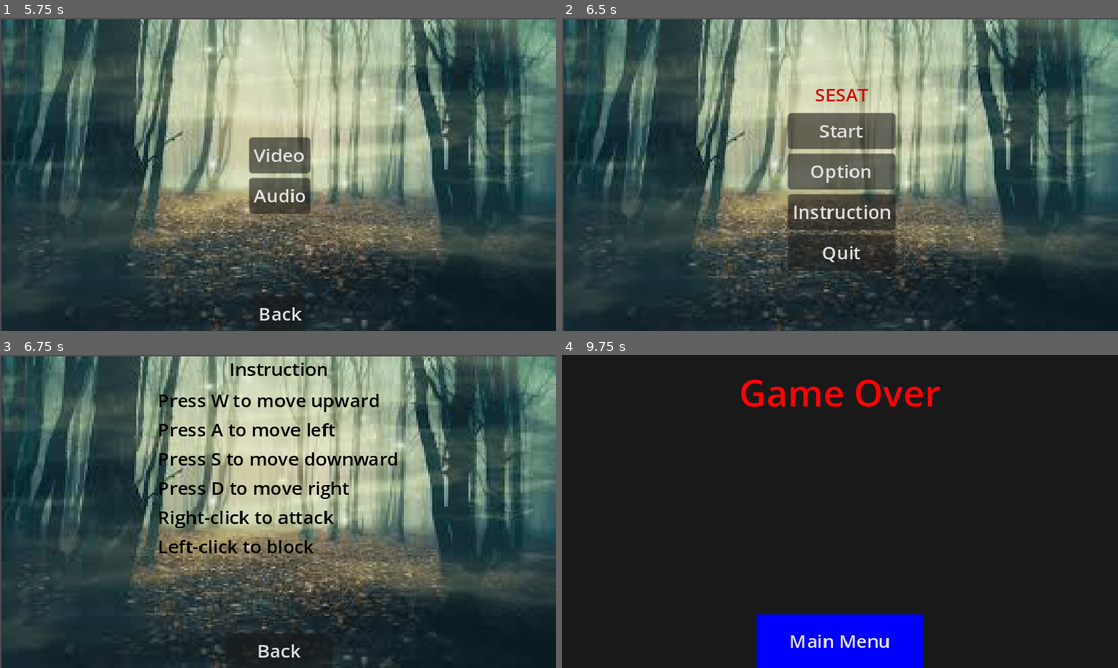
Above: before the commit, frames 1-4 (two rows, left to right).
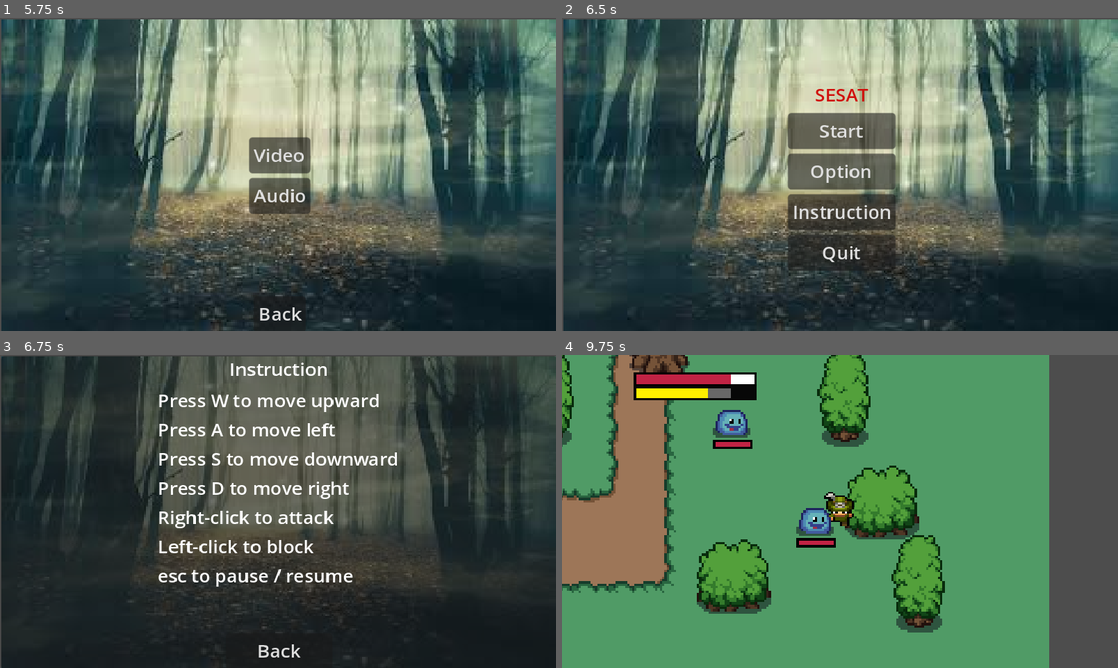
Above: after the commit, the same moments.

Repository: AGuylol/Tt6l-8
Game: Godot game, scene res://scenes/Menu_Spare.tscn
The game is run twice, just before and just after one commit, with the same random seed, the same clock (stepped at 60 frames per second) and the same inputs.
Inputs (mouse positions are in pixels of both pictures, inside the frame that each line leads up to):
- Up to frame 1 (5.75 s): click "Option" at 0.5 s; click "Video" at 1.25 s; click (328, 174) at 2 s; click (328, 208) at 2.75 s; click "Back" at 3.5 s; click "Audio" at 4.25 s; click "Back" at 5 s
- Up to frame 2 (6.5 s): click "Back" at 5.75 s
- Up to frame 3 (6.75 s): click "Instruction" at 6.5 s
- Up to frame 4 (9.75 s): click "Back" at 7.25 s; click "Start" at 8 s; move the mouse to (962, 495) at 8.77 s; hold D (right) 8.78-9.53 s; click (962, 495) at 8.85 s; move the mouse to (728, 527) at 9.52 s; hold S (down) from 9.53 s (still down); click (728, 527) at 9.6 s

Frames 1-2 are identical in both runs. In frame 3, 60% of the frame differs, in the area x 0-100%, y 0-100%; in frame 4, 98%.

Commit message:
add pause & deathscreen

Diff:
--- a/pause/pause.gd
+++ b/pause/pause.gd
@@ -1,16 +1,28 @@
 extends Control
 
-var pause
+var stop
 var option
 var video
 var audio
 
+func resume():
+	get_tree().paused = false
+
+func pause():
+	get_tree().paused = true
+
+func testEsc():
+	if Input.is_action_just_pressed("esc") and get_tree().paused == false:
+		pause()
+	elif Input.is_action_just_pressed("esc") and get_tree().paused == true:\
+		resume()
+
 
 func _ready():
-	pause = $Pause
-	option = $Option
-	video = $Video
-	audio = $Audio
+	stop = $PanelContainer/Stop
+	option = $PanelContainer/Option
+	video = $PanelContainer/Video
+	audio = $PanelContainer/Audio
 
 func _process(_delta):
 	if Input.is_action_just_pressed("ui_cancel"):
@@ -26,12 +38,8 @@
 	second.hide()
 
 
-func _on_continue_pressed():
-	pass # Replace with function body.
-
-
 func _on_option_pressed():
-	show_and_hide(option,pause)
+	show_and_hide(option,stop)
 
 
 func _on_mainmenu_pressed():
@@ -47,7 +55,7 @@
 
 
 func _on_back_from_option_pressed():
-	show_and_hide(pause, option)
+	show_and_hide(stop, option)
 
 
 func _on_fullscreen_toggled(button_pressed):
@@ -91,3 +99,8 @@
 
 func _on_back_from_audio_pressed():
 	show_and_hide(option, audio)
+
+
+func _on_resume_pressed():
+	resume()
+	hide()
--- a/pause/pause.tscn
+++ b/pause/pause.tscn
@@ -3,6 +3,7 @@
 [ext_resource type="Script" path="res://pause/pause.gd" id="1_gu85i"]
 
 [node name="PauseMenu" type="Control"]
+process_mode = 3
 layout_mode = 3
 anchors_preset = 15
 anchor_right = 1.0
@@ -11,34 +12,7 @@
 grow_vertical = 2
 script = ExtResource("1_gu85i")
 
-[node name="Pause" type="VBoxContainer" parent="."]
-layout_mode = 1
-anchors_preset = 8
-anchor_left = 0.5
-anchor_top = 0.5
-anchor_right = 0.5
-anchor_bottom = 0.5
-offset_left = -48.0
-offset_top = -50.5
-offset_right = 48.0
-offset_bottom = 50.5
-grow_horizontal = 2
-grow_vertical = 2
-
-[node name="Continue" type="Button" parent="Pause"]
-layout_mode = 2
-text = "Continue"
-
-[node name="Option" type="Button" parent="Pause"]
-layout_mode = 2
-text = "Option"
-
-[node name="Mainmenu" type="Button" parent="Pause"]
-layout_mode = 2
-text = "Main Menu"
-
-[node name="Option" type="Control" parent="."]
-visible = false
+[node name="PanelContainer" type="PanelContainer" parent="."]
 layout_mode = 1
 anchors_preset = 15
 anchor_right = 1.0
@@ -46,7 +20,28 @@
 grow_horizontal = 2
 grow_vertical = 2
 
-[node name="VBoxContainer" type="VBoxContainer" parent="Option"]
+[node name="Stop" type="VBoxContainer" parent="PanelContainer"]
+layout_mode = 2
+size_flags_horizontal = 4
+size_flags_vertical = 4
+
+[node name="Resume" type="Button" parent="PanelContainer/Stop"]
+layout_mode = 2
+text = "Continue"
+
+[node name="Option" type="Button" parent="PanelContainer/Stop"]
+layout_mode = 2
+text = "Option"
+
+[node name="Mainmenu" type="Button" parent="PanelContainer/Stop"]
+layout_mode = 2
+text = "Main Menu"
+
+[node name="Option" type="Control" parent="PanelContainer"]
+visible = false
+layout_mode = 2
+
+[node name="VBoxContainer" type="VBoxContainer" parent="PanelContainer/Option"]
 layout_mode = 1
 anchors_preset = 8
 anchor_left = 0.5
@@ -60,18 +55,18 @@
 grow_horizontal = 2
 grow_vertical = 2
 
-[node name="Video" type="Button" parent="Option/VBoxContainer"]
+[node name="Video" type="Button" parent="PanelContainer/Option/VBoxContainer"]
 layout_mode = 2
 text = "Video"
 
-[node name="HSeparator" type="HSeparator" parent="Option/VBoxContainer"]
-layout_mode = 2
-
-[node name="Audio" type="Button" parent="Option/VBoxContainer"]
+[node name="HSeparator" type="HSeparator" parent="PanelContainer/Option/VBoxContainer"]
+layout_mode = 2
+
+[node name="Audio" type="Button" parent="PanelContainer/Option/VBoxContainer"]
 layout_mode = 2
 text = "Audio"
 
-[node name="BackFromOption" type="Button" parent="Option"]
+[node name="BackFromOption" type="Button" parent="PanelContainer/Option"]
 layout_mode = 1
 anchors_preset = 7
 anchor_left = 0.5
@@ -85,16 +80,11 @@
 grow_vertical = 0
 text = "Back"
 
-[node name="Video" type="Control" parent="."]
+[node name="Video" type="Control" parent="PanelContainer"]
 visible = false
-layout_mode = 1
-anchors_preset = 15
-anchor_right = 1.0
-anchor_bottom = 1.0
-grow_horizontal = 2
-grow_vertical = 2
-
-[node name="HBoxContainer" type="HBoxContainer" parent="Video"]
+layout_mode = 2
+
+[node name="HBoxContainer" type="HBoxContainer" parent="PanelContainer/Video"]
 layout_mode = 1
 anchors_preset = 8
 anchor_left = 0.5
@@ -108,35 +98,35 @@
 grow_horizontal = 2
 grow_vertical = 2
 
-[node name="Labels" type="VBoxContainer" parent="Video/HBoxContainer"]
-layout_mode = 2
-size_flags_horizontal = 4
-
-[node name="Fullscreen" type="Label" parent="Video/HBoxContainer/Labels"]
+[node name="Labels" type="VBoxContainer" parent="PanelContainer/Video/HBoxContainer"]
+layout_mode = 2
+size_flags_horizontal = 4
+
+[node name="Fullscreen" type="Label" parent="PanelContainer/Video/HBoxContainer/Labels"]
 layout_mode = 2
 text = "Fullscreen"
 
-[node name="Borderless" type="Label" parent="Video/HBoxContainer/Labels"]
+[node name="Borderless" type="Label" parent="PanelContainer/Video/HBoxContainer/Labels"]
 layout_mode = 2
 text = "Borderless"
 
-[node name="VSync" type="Label" parent="Video/HBoxContainer/Labels"]
+[node name="VSync" type="Label" parent="PanelContainer/Video/HBoxContainer/Labels"]
 layout_mode = 2
 text = "VSync"
 
-[node name="Checks" type="VBoxContainer" parent="Video/HBoxContainer"]
-layout_mode = 2
-
-[node name="Fullscreen" type="CheckBox" parent="Video/HBoxContainer/Checks"]
-layout_mode = 2
-
-[node name="Borderless" type="CheckBox" parent="Video/HBoxContainer/Checks"]
-layout_mode = 2
-
-[node name="VSync" type="CheckBox" parent="Video/HBoxContainer/Checks"]
-layout_mode = 2
-
-[node name="BackFromVideo" type="Button" parent="Video"]
+[node name="Checks" type="VBoxContainer" parent="PanelContainer/Video/HBoxContainer"]
+layout_mode = 2
+
+[node name="Fullscreen" type="CheckBox" parent="PanelContainer/Video/HBoxContainer/Checks"]
+layout_mode = 2
+
+[node name="Borderless" type="CheckBox" parent="PanelContainer/Video/HBoxContainer/Checks"]
+layout_mode = 2
+
+[node name="VSync" type="CheckBox" parent="PanelContainer/Video/HBoxContainer/Checks"]
+layout_mode = 2
+
+[node name="BackFromVideo" type="Button" parent="PanelContainer/Video"]
 layout_mode = 1
 anchors_preset = 7
 anchor_left = 0.5
@@ -150,60 +140,51 @@
 grow_vertical = 0
 text = "Back"
 
-[node name="Audio" type="Control" parent="."]
+[node name="Audio" type="Control" parent="PanelContainer"]
 visible = false
-layout_mode = 1
-anchors_preset = 15
-anchor_right = 1.0
-anchor_bottom = 1.0
-grow_horizontal = 2
-grow_vertical = 2
-
-[node name="HBoxContainer2" type="HBoxContainer" parent="Audio"]
-layout_mode = 1
-anchors_preset = 8
-anchor_left = 0.5
+layout_mode = 2
+
+[node name="HBoxContainer2" type="HBoxContainer" parent="PanelContainer/Audio"]
+layout_mode = 1
+anchors_preset = 4
 anchor_top = 0.5
-anchor_right = 0.5
 anchor_bottom = 0.5
-offset_left = -263.0
-offset_top = -38.0
-offset_right = 309.0
-offset_bottom = 39.0
-grow_horizontal = 2
-grow_vertical = 2
-
-[node name="Label" type="VBoxContainer" parent="Audio/HBoxContainer2"]
-layout_mode = 2
-size_flags_horizontal = 4
-
-[node name="Master" type="Label" parent="Audio/HBoxContainer2/Label"]
+offset_top = -38.5
+offset_right = 572.0
+offset_bottom = 38.5
+grow_vertical = 2
+
+[node name="Label" type="VBoxContainer" parent="PanelContainer/Audio/HBoxContainer2"]
+layout_mode = 2
+size_flags_horizontal = 4
+
+[node name="Master" type="Label" parent="PanelContainer/Audio/HBoxContainer2/Label"]
 layout_mode = 2
 text = "Master"
 
-[node name="Music" type="Label" parent="Audio/HBoxContainer2/Label"]
+[node name="Music" type="Label" parent="PanelContainer/Audio/HBoxContainer2/Label"]
 layout_mode = 2
 text = "Music"
 
-[node name="Sound FX" type="Label" parent="Audio/HBoxContainer2/Label"]
+[node name="Sound FX" type="Label" parent="PanelContainer/Audio/HBoxContainer2/Label"]
 layout_mode = 2
 text = "Sound FX"
 
-[node name="Slider" type="VBoxContainer" parent="Audio/HBoxContainer2"]
+[node name="Slider" type="VBoxContainer" parent="PanelContainer/Audio/HBoxContainer2"]
 layout_mode = 2
 size_flags_horizontal = 4
 size_flags_vertical = 4
 
-[node name="Master" type="HSlider" parent="Audio/HBoxContainer2/Slider"]
-layout_mode = 2
-
-[node name="Music" type="HSlider" parent="Audio/HBoxContainer2/Slider"]
-layout_mode = 2
-
-[node name="Sound FX" type="HSlider" parent="Audio/HBoxContainer2/Slider"]
-layout_mode = 2
-
-[node name="BackFromAudio" type="Button" parent="Audio"]
+[node name="Master" type="HSlider" parent="PanelContainer/Audio/HBoxContainer2/Slider"]
+layout_mode = 2
+
+[node name="Music" type="HSlider" parent="PanelContainer/Audio/HBoxContainer2/Slider"]
+layout_mode = 2
+
+[node name="Sound FX" type="HSlider" parent="PanelContainer/Audio/HBoxContainer2/Slider"]
+layout_mode = 2
+
+[node name="BackFromAudio" type="Button" parent="PanelContainer/Audio"]
 layout_mode = 1
 anchors_preset = 7
 anchor_left = 0.5
@@ -217,17 +198,17 @@
 grow_vertical = 0
 text = "Back"
 
-[connection signal="pressed" from="Pause/Continue" to="." method="_on_continue_pressed"]
-[connection signal="pressed" from="Pause/Option" to="." method="_on_option_pressed"]
-[connection signal="pressed" from="Pause/Mainmenu" to="." method="_on_mainmenu_pressed"]
-[connection signal="pressed" from="Option/VBoxContainer/Video" to="." method="_on_video_pressed"]
-[connection signal="pressed" from="Option/VBoxContainer/Audio" to="." method="_on_audio_pressed"]
-[connection signal="pressed" from="Option/BackFromOption" to="." method="_on_back_from_option_pressed"]
-[connection signal="toggled" from="Video/HBoxContainer/Checks/Fullscreen" to="." method="_on_fullscreen_toggled"]
-[connection signal="toggled" from="Video/HBoxContainer/Checks/Borderless" to="." method="_on_borderless_toggled"]
-[connection signal="toggled" from="Video/HBoxContainer/Checks/VSync" to="." method="_on_v_sync_toggled"]
-[connection signal="pressed" from="Video/BackFromVideo" to="." method="_on_back_from_video_pressed"]
-[connection signal="value_changed" from="Audio/HBoxContainer2/Slider/Master" to="." method="_on_master_value_changed"]
-[connection signal="value_changed" from="Audio/HBoxContainer2/Slider/Music" to="." method="_on_music_value_changed"]
-[connection signal="value_changed" from="Audio/HBoxContainer2/Slider/Sound FX" to="." method="_on_sound_fx_value_changed"]
-[connection signal="pressed" from="Audio/BackFromAudio" to="." method="_on_back_from_audio_pressed"]
+[connection signal="pressed" from="PanelContainer/Stop/Resume" to="." method="_on_resume_pressed"]
+[connection signal="pressed" from="PanelContainer/Stop/Option" to="." method="_on_option_pressed"]
+[connection signal="pressed" from="PanelContainer/Stop/Mainmenu" to="." method="_on_mainmenu_pressed"]
+[connection signal="pressed" from="PanelContainer/Option/VBoxContainer/Video" to="." method="_on_video_pressed"]
+[connection signal="pressed" from="PanelContainer/Option/VBoxContainer/Audio" to="." method="_on_audio_pressed"]
+[connection signal="pressed" from="PanelContainer/Option/BackFromOption" to="." method="_on_back_from_option_pressed"]
+[connection signal="toggled" from="PanelContainer/Video/HBoxContainer/Checks/Fullscreen" to="." method="_on_fullscreen_toggled"]
+[connection signal="toggled" from="PanelContainer/Video/HBoxContainer/Checks/Borderless" to="." method="_on_borderless_toggled"]
+[connection signal="toggled" from="PanelContainer/Video/HBoxContainer/Checks/VSync" to="." method="_on_v_sync_toggled"]
+[connection signal="pressed" from="PanelContainer/Video/BackFromVideo" to="." method="_on_back_from_video_pressed"]
+[connection signal="value_changed" from="PanelContainer/Audio/HBoxContainer2/Slider/Master" to="." method="_on_master_value_changed"]
+[connection signal="value_changed" from="PanelContainer/Audio/HBoxContainer2/Slider/Music" to="." method="_on_music_value_changed"]
+[connection signal="value_changed" from="PanelContainer/Audio/HBoxContainer2/Slider/Sound FX" to="." method="_on_sound_fx_value_changed"]
+[connection signal="pressed" from="PanelContainer/Audio/BackFromAudio" to="." method="_on_back_from_audio_pressed"]
--- a/project.godot
+++ b/project.godot
@@ -69,7 +69,7 @@
 "events": [Object(InputEventKey,"resource_local_to_scene":false,"resource_name":"","device":-1,"window_id":0,"alt_pressed":false,"shift_pressed":false,"ctrl_pressed":false,"meta_pressed":false,"pressed":false,"keycode":0,"physical_keycode":50,"key_label":0,"unicode":50,"echo":false,"script":null)
 ]
 }
-pause={
+esc={
 "deadzone": 0.5,
 "events": [Object(InputEventKey,"resource_local_to_scene":false,"resource_name":"","device":0,"window_id":0,"alt_presse …(181 unchanged characters)…
 ]
--- a/scenes/Menu_Spare.tscn
+++ b/scenes/Menu_Spare.tscn
@@ -260,32 +260,34 @@
 grow_horizontal = 2
 grow_vertical = 2
 
-[node name="VBoxContainer" type="VBoxContainer" parent="Instruction"]
-layout_mode = 1
-anchors_preset = 15
-anchor_right = 1.0
-anchor_bottom = 1.0
-grow_horizontal = 2
-grow_vertical = 2
-
-[node name="Label" type="Label" parent="Instruction/VBoxContainer"]
-modulate = Color(0.0313726, 0.0235294, 0.0156863, 1)
-self_modulate = Color(0, 0.0117647, 0.0156863, 1)
+[node name="PanelContainer" type="PanelContainer" parent="Instruction"]
+layout_mode = 1
+anchors_preset = 15
+anchor_right = 1.0
+anchor_bottom = 1.0
+grow_horizontal = 2
+grow_vertical = 2
+
+[node name="VBoxContainer" type="VBoxContainer" parent="Instruction/PanelContainer"]
+layout_mode = 2
+
+[node name="Label" type="Label" parent="Instruction/PanelContainer/VBoxContainer"]
 layout_mode = 2
 size_flags_horizontal = 4
+size_flags_vertical = 0
 text = "Instruction"
 
-[node name="Label2" type="Label" parent="Instruction/VBoxContainer"]
-modulate = Color(0.0313726, 0.0156863, 0, 1)
-self_modulate = Color(0, 0.0156863, 0, 1)
+[node name="Label2" type="Label" parent="Instruction/PanelContainer/VBoxContainer"]
 layout_mode = 2
 size_flags_horizontal = 4
+size_flags_vertical = 8
 text = "Press W to move upward
 Press A to move left
 Press S to move downward
 Press D to move right
 Right-click to attack
-Left-click to block"
+Left-click to block
+esc to pause / resume"
 
 [node name="BackFromInstruction" type="Button" parent="Instruction"]
 layout_mode = 1
--- a/scenes/player.tscn
+++ b/scenes/player.tscn
@@ -144,7 +144,7 @@
 func enemy_attack():
 	if enemy_inattack_range and enemy_attack_cooldown == true:
 		player_health = player_health - 20
-		enemy_attack_cooldown = true
+		enemy_attack_cooldown = false
 		$attack_cooldown.start()
 		print(player_health)
 		print(\"enemy attacked you\")
--- a/scenes/world.tscn
+++ b/scenes/world.tscn
@@ -7,6 +7,7 @@
 [ext_resource type="Texture2D" uid="uid://d3yj3587h1amh" path="res://arts/objects/objects.png" id="6_iro0s"]
 [ext_resource type="PackedScene" uid="uid://bf7ggduhr05ns" path="res://scenes/character_body_2d.tscn" id="7_je3yi"]
 [ext_resource type="PackedScene" uid="uid://0vngswwsrm1" path="res://scenes/enemy.tscn" id="8_lltvk"]
+[ext_resource type="PackedScene" uid="uid://cdhfn04jkywxr" path="res://pause/pause.tscn" id="8_vnxne"]
 
 [sub_resource type="TileSetAtlasSource" id="TileSetAtlasSource_oesec"]
 texture = ExtResource("3_yrbrb")
@@ -235,3 +236,8 @@
 
 [node name="enemytest2" parent="." instance=ExtResource("8_lltvk")]
 position = Vector2(55, 4)
+
+[node name="CanvasLayer" type="CanvasLayer" parent="."]
+
+[node name="PauseMenu" parent="CanvasLayer" instance=ExtResource("8_vnxne")]
+visible = false
Not shown: 1 places in scenes/world.tscn that only renumber resources
